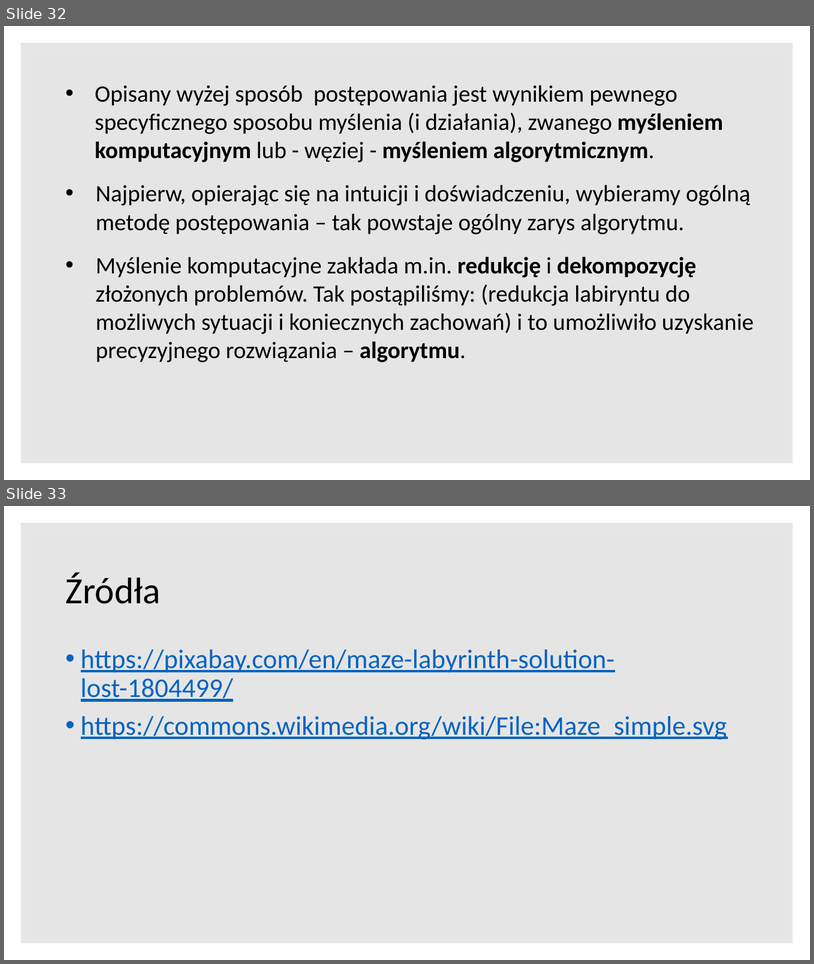
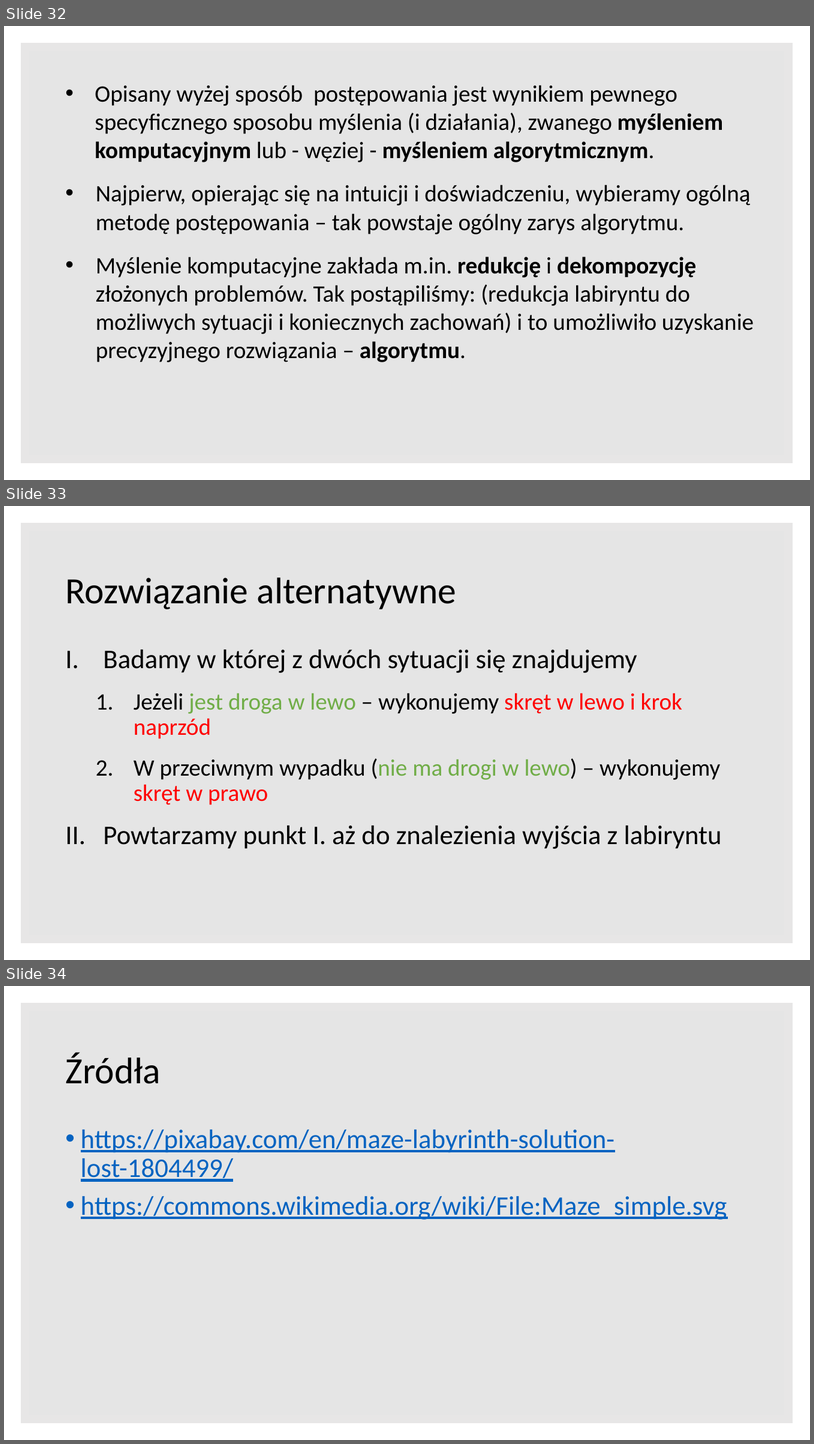
Before and after one commit to blackbat13/CS-HTiEW, a slide deck: Wprowadzenie do algorytmów/III. Wprowadzenie do algorytmów/Metoda lewej ręki.pptx. Shown one above the other, each under a label of ours: slides 32 and 33 before the commit, slides 32, 33 and 34 after it. The pictures are 814x964 and 814x1444 pixels, drawn with LibreOffice and Linux fonts; fonts in the diff are those of the drawing. Boxes give left, top, right and bottom in pixels: in the first picture for what was removed or moved away, otherwise in the second. Text is boxed around its words. In the diff, an @@ line names an element or a change of style, - is before the commit and + after.

Commit message:
Dodano alternatywne rozwiązanie

```diff
--- a/Wprowadzenie do algorytmów/III. Wprowadzenie do algorytmów/Metoda lewej ręki.pptx
+++ b/Wprowadzenie do algorytmów/III. Wprowadzenie do algorytmów/Metoda lewej ręki.pptx
@@ slide 33 added at (4,506,810,960), background #FFFFFF @@
@@ rectangle added at (25,527,789,939), fill #000000 at 10% opacity, outline #E7E6E6 10 pt @@
@@ title added at (65,577,457,609), 44 pt, text #000000 @@
+Rozwiązanie alternatywne
@@ text added at (103,649,722,849), 28 pt, text #000000 @@
+I. Badamy w której z dwóch sytuacji się znajdujemy
+  1. Jeżeli jest droga w lewo – wykonujemy skręt w lewo i krok naprzód
+  2. W przeciwnym wypadku (nie ma drogi w lewo) – wykonujemy skręt w prawo
+II. Powtarzamy punkt I. aż do znalezienia wyjścia z labiryntu
@@ what was slide 33 is now slide 34 @@
```
Also in this commit, not shown: 1 other file.
